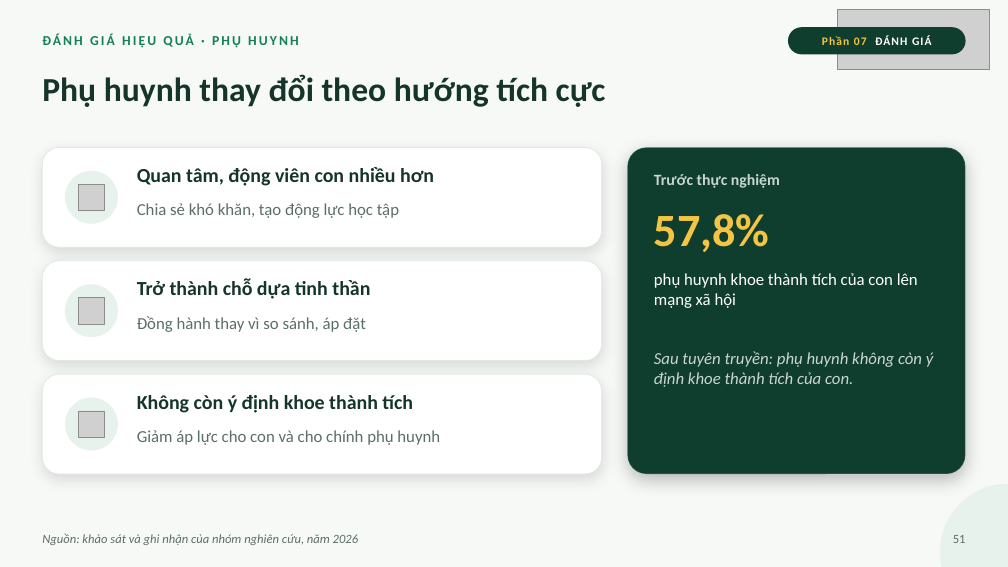
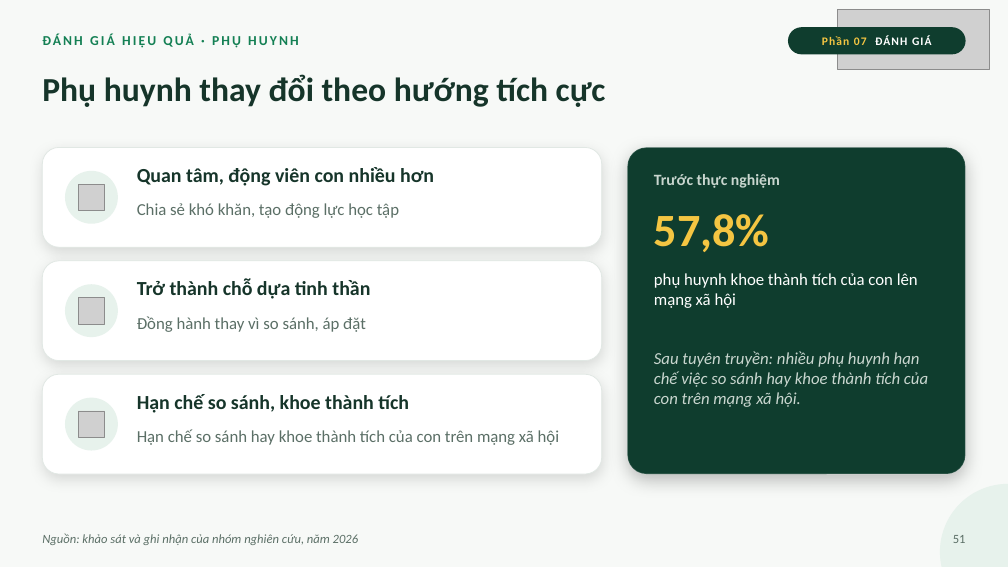
Before and after one commit to ngohuonglan2003-lab/Ppt-canva-ap-luc-dong-trang-lua, a slide deck: slide 51 of slide/Ap-luc-dong-trang-lua.pptx. Drawn at 1008x567 pixels with LibreOffice and Linux fonts; fonts in the diff are those of the drawing; grey boxes stand for pictures. Boxes give left, top, right and bottom in pixels: in the first picture for what was removed or moved away, otherwise in the second. Text is boxed around its words. In the diff, an @@ line names an element or a change of style, - is before the commit and + after.

```diff
--- a/slide/Ap-luc-dong-trang-lua.pptx
+++ b/slide/Ap-luc-dong-trang-lua.pptx
@@ text at bbox=[654, 351, 928, 407]: text changed @@
-Sau tuyên truyền: phụ huynh không còn ý định khoe thành tích của con.
+Sau tuyên truyền: nhiều phụ huynh hạn chế việc so sánh hay khoe thành tích của con trên mạng xã hội.
@@ text at bbox=[137, 394, 409, 413]: text changed @@
-Không còn ý định khoe thành tích
+Hạn chế so sánh, khoe thành tích
@@ text at bbox=[137, 429, 559, 445]: text changed @@
-Giảm áp lực cho con và cho chính phụ huynh
+Hạn chế so sánh hay khoe thành tích của con trên mạng xã hội
```
Also in this commit, not shown: 11 other slides changed, 2 other files.
